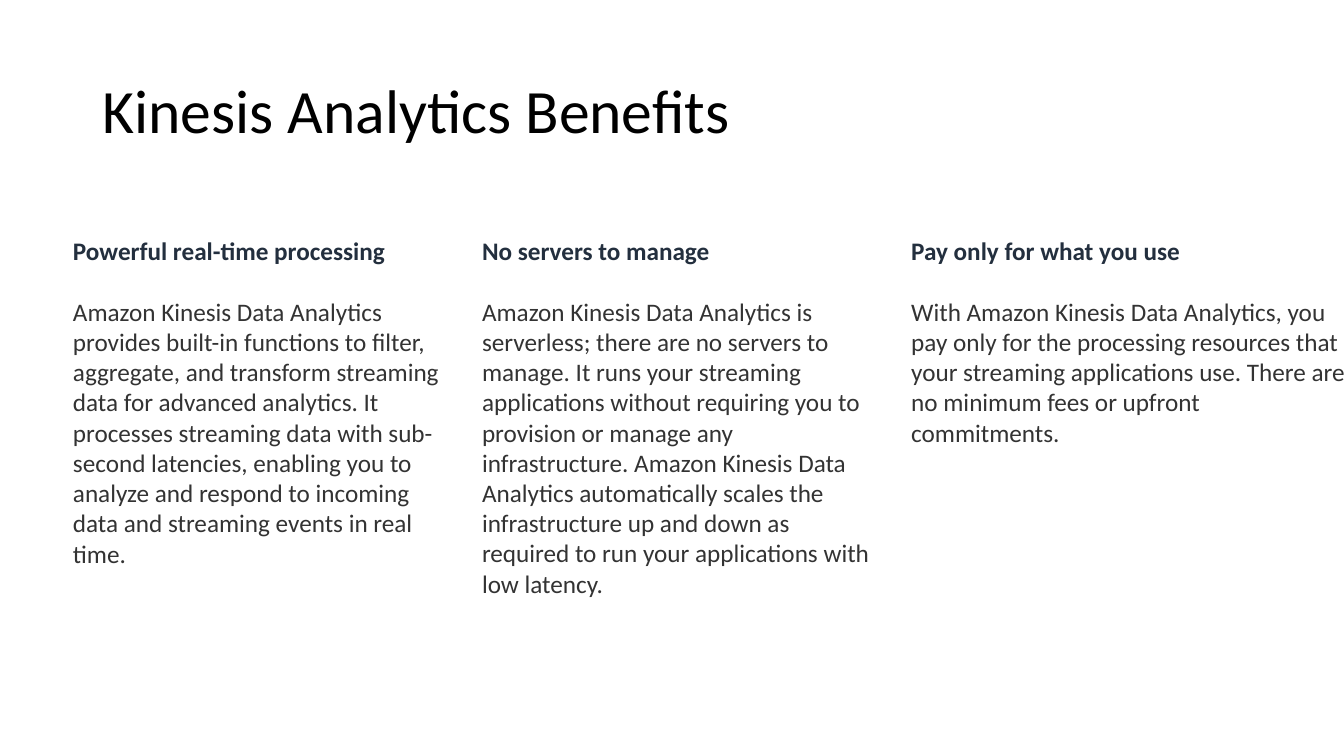
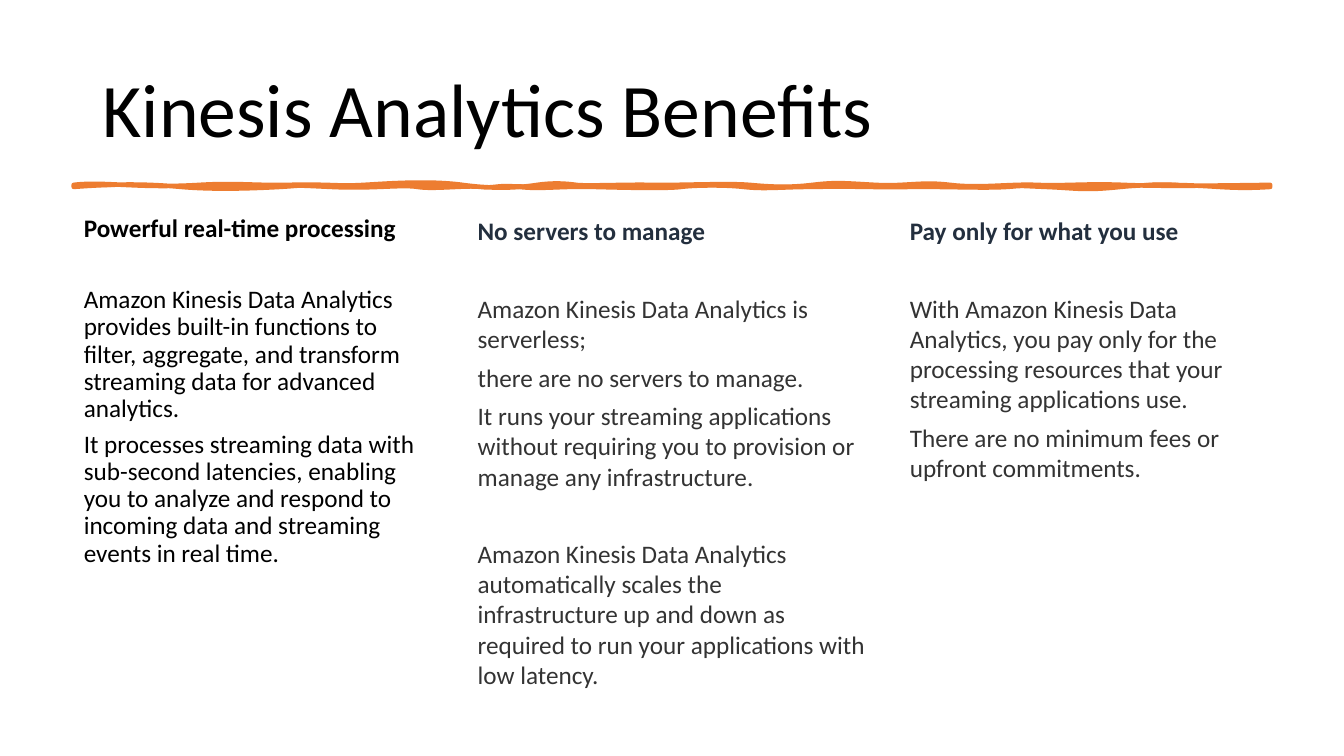
Before and after one commit to IlyaChakun/aws-iba-courses, a slide deck: slide 15 of lecture-materials/Analytics/Kinesis/Kinesis.pptx (slide 12 before the commit). Drawn at 1344x756 pixels with LibreOffice and Linux fonts; fonts in the diff are those of the drawing. Boxes give left, top, right and bottom in pixels: in the first picture for what was removed or moved away, otherwise in the second. Text is boxed around its words. In the diff, an @@ line names an element or a change of style, - is before the commit and + after.

Commit message:
upd

```diff
--- a/lecture-materials/Analytics/Kinesis/Kinesis.pptx
+++ b/lecture-materials/Analytics/Kinesis/Kinesis.pptx
@@ title "Kinesis Analytics Benefits" at <box>102,84,872,150</box>: size 44 to 54 pt @@
@@ freeform shape added at <box>74,185,1270,187</box>, fill #ED7D31, outline #ED7D31 3.25 pt @@
@@ text "Powerful real-time processing": place and size @@
-text "Powerful real-time processing" at <box>73,242,439,563</box>
+text "Powerful real-time processing" at <box>84,219,414,562</box>
@@ text at <box>84,219,396,242</box>: text colour #232F3E to #000000 in "Powerful real-time processing"; line spacing 1 to 0.9; more space between paragraphs @@
@@ text "No servers to manage": place and size @@
-text "No servers to manage" at <box>482,243,869,597</box>
+text "No servers to manage" at <box>478,223,864,688</box>
@@ text at <box>478,223,705,245</box>: more space between paragraphs @@
@@ text "Pay only for what you ...": place and size @@
-text "Pay only for what you ..." at <box>911,242,1344,442</box>
+text "Pay only for what you ..." at <box>910,222,1222,481</box>
@@ text at <box>910,222,1178,244</box>: more space between paragraphs @@
@@ text at <box>84,290,414,562</box>: text changed; text colour #333333 to #000000 @@
-Amazon Kinesis Data Analytics provides built-in functions to filter, aggregate, and transform streaming data for advanced analytics. It processes streaming data with sub-second latencies, enabling you to analyze and respond to incoming data and streaming events in real time.
+Amazon Kinesis Data Analytics provides built-in functions to filter, aggregate, and transform streaming data for advanced analytics.
+It processes streaming data with sub-second latencies, enabling you to analyze and respond to incoming data and streaming events in real time.
@@ text at <box>478,300,864,688</box>: text changed @@
-Amazon Kinesis Data Analytics is serverless; there are no servers to manage. It runs your streaming applications without requiring you to provision or manage any infrastructure. Amazon Kinesis Data Analytics automatically scales the infrastructure up and down as required to run your applications with low latency.
+Amazon Kinesis Data Analytics is serverless;
+there are no servers to manage.
+It runs your streaming applications without requiring you to provision or manage any infrastructure.
+Amazon Kinesis Data Analytics automatically scales the infrastructure up and down as required to run your applications with low latency.
@@ text at <box>910,300,1222,481</box>: text changed @@
-With Amazon Kinesis Data Analytics, you pay only for the processing resources that your streaming applications use. There are no minimum fees or upfront commitments.
+With Amazon Kinesis Data Analytics, you pay only for the processing resources that your streaming applications use.
+There are no minimum fees or upfront commitments.
```
Also in this commit, not shown: 12 other slides changed, 6 slides added, 2 slides removed.
